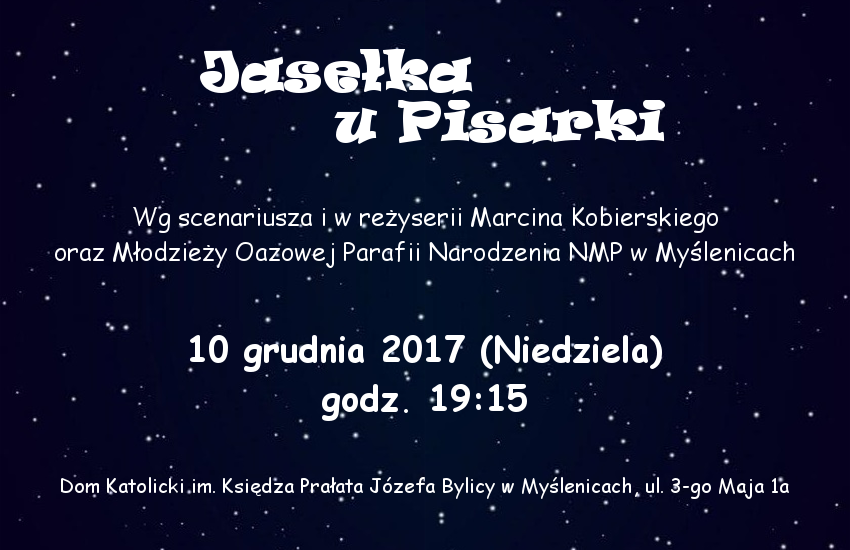
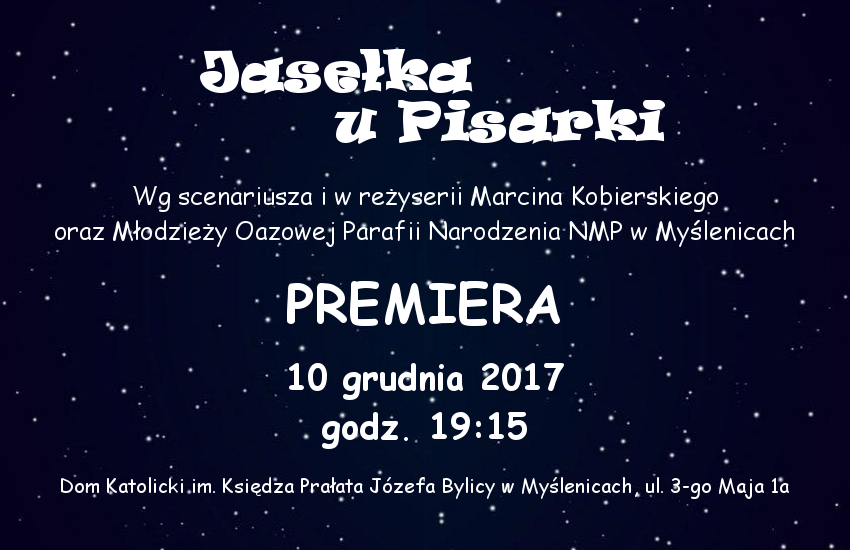
Layer changes from the first 850 × 550 image to the second:
added layer "PREMIERA" above "10 grudnia 2017 ..." over (x1=287, y1=281, x2=560, y2=326)
renamed "10 grudnia 2017 (Niedziela) ..." to "10 grudnia 2017 ...", painted on it over (x1=190, y1=335, x2=662, y2=449)
painted on "Wg scenariusza i w reżyserii M..." over (x1=55, y1=185, x2=794, y2=268)
